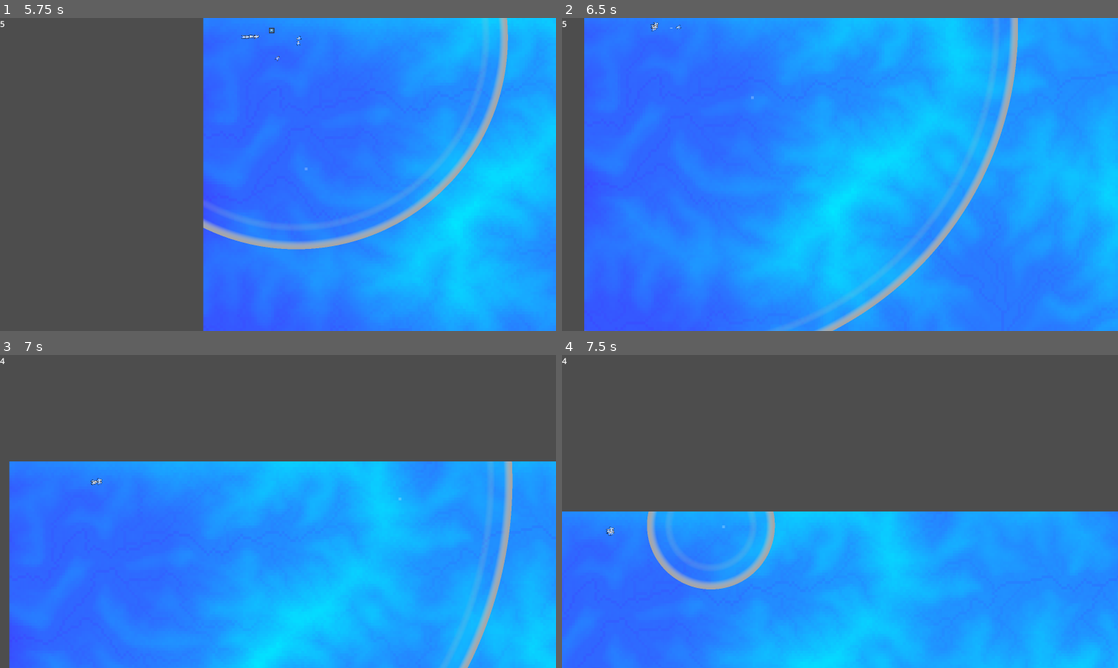
Above: before the commit, frames 1-4 (two rows, left to right).
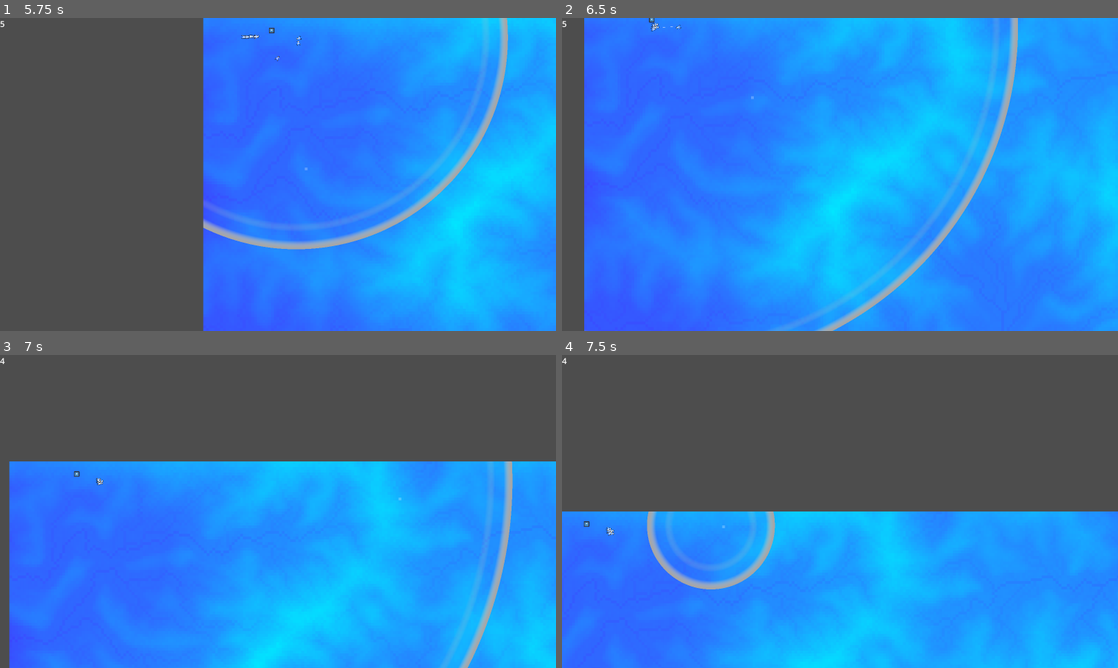
Above: after the commit, the same moments.

Repository: ethan555/terrain-game
Game: Godot game, scene res://Levels/level.tscn
The game is run twice, just before and just after one commit, with the same random seed, the same clock (stepped at 60 frames per second) and the same inputs. The engine's default icon, where the game draws it, is replaced by a stand-in: a white triangle on a blue panel in a dark square.
Inputs (mouse positions are in pixels of both pictures, inside the frame that each line leads up to):
- Up to frame 1 (5.75 s): move the mouse to (400, 158) at 0.52 s; hold D (right) 0.53-1.28 s; hold Backspace (end_turn) 0.53-1.28 s; click (400, 158) at 0.67 s; move the mouse to (166, 190) at 1.27 s; hold S (down) 1.28-2.03 s; tap R (spawn_unit_0) at 1.35 s; move the mouse to (333, 105) at 2.02 s; hold D (right) 2.03-2.78 s; hold T (spawn_unit_1) 2.03-2.78 s; move the mouse to (250, 237) at 2.77 s; hold W (up) 2.78-3.53 s; tap F (spawn_unit_2) at 2.85 s; click (250, 237) at 2.92 s; move the mouse to (444, 221) at 3.52 s; hold G (spawn_unit_3) 3.53-4.28 s; hold A (left) 3.53-5.03 s; move the mouse to (111, 127) at 4.27 s; tap Mouse wheel up (zoom_in) at 4.35 s; move the mouse to (305, 174) at 5.02 s; hold S (down) from 5.03 s (still down); hold Mouse wheel down (zoom_out) from 5.03 s (still down); click (305, 174) at 5.17 s
- Up to frame 2 (6.5 s): move the mouse to (756, 96) at 5.77 s; release S (down) at 5.78 s; release Mouse wheel down (zoom_out) at 5.78 s; hold D (right) from 5.78 s (still down); tap Backspace (end_turn) at 5.85 s
- Up to frame 3 (7 s): move the mouse to (400, 495) at 6.52 s; release D (right) at 6.53 s; hold W (up) from 6.53 s (still down); hold R (spawn_unit_0) from 6.53 s (still down)
- Up to frame 4 (7.5 s): move the mouse to (728, 527) at 7.27 s; release W (up) at 7.28 s; release R (spawn_unit_0) at 7.28 s; hold D (right) from 7.28 s (still down); tap T (spawn_unit_1) at 7.35 s; click (728, 527) at 7.42 s

Frame 1 is identical in both runs. In frame 2, less than 0.1% of the frame differs, in the area x 15-20%, y 0-5%; in frame 3, less than 0.1%, in the area x 13-19%, y 37-42%; in frame 4, less than 0.1%.
Error in both runs: Invalid access to property or key 'faction' on a base object of type 'null instance'. (res://Units/unit.gd:83)

Commit message:
Revert Stats to be a node component

Diff:
--- a/Buildings/Mech/factory.tscn
+++ b/Buildings/Mech/factory.tscn
@@ -1,19 +1,16 @@
-[gd_scene load_steps=6 format=3 uid="uid://ctnx3asmiv0xs"]
+[gd_scene load_steps=4 format=3 uid="uid://ctnx3asmiv0xs"]
 
 [ext_resource type="PackedScene" uid="uid://baaccbp77y6p8" path="res://Buildings/building.tscn" id="1_2ywug"]
-[ext_resource type="Script" path="res://Units/Stats.gd" id="2_x4i88"]
 [ext_resource type="PackedScene" uid="uid://di62n3hfpq5ya" path="res://Units/Mech/levtank.tscn" id="3_dj51t"]
-
-[sub_resource type="Resource" id="Resource_f2coo"]
-script = ExtResource("2_x4i88")
-MAX_HEALTH = 100.0
 
 [sub_resource type="RectangleShape2D" id="RectangleShape2D_s23ht"]
 size = Vector2(32, 32)
 
 [node name="Factory" instance=ExtResource("1_2ywug")]
-stats = SubResource("Resource_f2coo")
 spawnable_units = Array[PackedScene]([ExtResource("3_dj51t")])
+
+[node name="Stats" parent="." index="1"]
+MAX_HEALTH = 100.0
 
 [node name="CollisionShape2D" type="CollisionShape2D" parent="Hurtbox" index="0"]
 shape = SubResource("RectangleShape2D_s23ht")
--- a/Buildings/building.gd
+++ b/Buildings/building.gd
@@ -1,10 +1,10 @@
 class_name Building
 extends Node2D
 
+@onready var stats : Stats = $Stats
 @onready var controller := get_node("/root/Level/Controller")
 
 @export var faction : Faction
-@export var stats : Stats
 @export var actions : Array[Action]
 @export var passive_actions : Array[Action]
 
--- a/Buildings/building.tscn
+++ b/Buildings/building.tscn
@@ -1,8 +1,9 @@
-[gd_scene load_steps=4 format=3 uid="uid://baaccbp77y6p8"]
+[gd_scene load_steps=5 format=3 uid="uid://baaccbp77y6p8"]
 
 [ext_resource type="Texture2D" uid="uid://jj42gpdwgqs8" path="res://icon.svg" id="1_0r0i2"]
 [ext_resource type="Script" path="res://Buildings/building.gd" id="1_oi5f8"]
 [ext_resource type="PackedScene" uid="uid://b811i4lglnecn" path="res://Units/Hurtbox.tscn" id="2_qvsgj"]
+[ext_resource type="PackedScene" uid="uid://c8edx4pvxnycy" path="res://Units/Stats.tscn" id="3_383bd"]
 
 [node name="Building" type="Node2D"]
 script = ExtResource("1_oi5f8")
@@ -11,4 +12,6 @@
 scale = Vector2(0.25, 0.25)
 texture = ExtResource("1_0r0i2")
 
+[node name="Stats" parent="." instance=ExtResource("3_383bd")]
+
 [node name="Hurtbox" parent="." instance=ExtResource("2_qvsgj")]
--- a/Levels/level.tscn
+++ b/Levels/level.tscn
@@ -7,7 +7,6 @@
 [ext_resource type="Script" path="res://Units/Faction.gd" id="4_6bcgg"]
 [ext_resource type="PackedScene" uid="uid://di62n3hfpq5ya" path="res://Units/Mech/levtank.tscn" id="4_6ybn6"]
 [ext_resource type="PackedScene" uid="uid://bllpl8v71bihn" path="res://Control/wall.tscn" id="4_oe0rq"]
-[ext_resource type="Script" path="res://Units/Stats.gd" id="5_pgtef"]
 [ext_resource type="PackedScene" uid="uid://ctnx3asmiv0xs" path="res://Buildings/Mech/factory.tscn" id="9_gi1d6"]
 
 [sub_resource type="Resource" id="Resource_fya7a"]
@@ -17,67 +16,12 @@
 color = Color(0, 0.717647, 1, 1)
 allies = Array[String]([])
 
-[sub_resource type="Resource" id="Resource_gmpj1"]
-resource_local_to_scene = true
-script = ExtResource("5_pgtef")
-MAX_HEALTH = 10.0
-
-[sub_resource type="Resource" id="Resource_xte23"]
-resource_local_to_scene = true
-script = ExtResource("5_pgtef")
-MAX_HEALTH = 10.0
-
-[sub_resource type="Resource" id="Resource_2eppw"]
-resource_local_to_scene = true
-script = ExtResource("5_pgtef")
-MAX_HEALTH = 10.0
-
-[sub_resource type="Resource" id="Resource_663pq"]
-resource_local_to_scene = true
-script = ExtResource("5_pgtef")
-MAX_HEALTH = 10.0
-
-[sub_resource type="Resource" id="Resource_hoaw5"]
-resource_local_to_scene = true
-script = ExtResource("5_pgtef")
-MAX_HEALTH = 10.0
-
-[sub_resource type="Resource" id="Resource_7mmft"]
-resource_local_to_scene = true
-script = ExtResource("5_pgtef")
-MAX_HEALTH = 10.0
-
-[sub_resource type="Resource" id="Resource_owhoo"]
-resource_local_to_scene = true
-script = ExtResource("5_pgtef")
-MAX_HEALTH = 10.0
-
-[sub_resource type="Resource" id="Resource_vnjay"]
-resource_local_to_scene = true
-script = ExtResource("5_pgtef")
-MAX_HEALTH = 10.0
-
 [sub_resource type="Resource" id="Resource_w5f52"]
 script = ExtResource("4_6bcgg")
 id = 1
 faction_name = "Abyss"
 color = Color(1, 1, 1, 1)
 allies = Array[String]([])
-
-[sub_resource type="Resource" id="Resource_b5647"]
-resource_local_to_scene = true
-script = ExtResource("5_pgtef")
-MAX_HEALTH = 10.0
-
-[sub_resource type="Resource" id="Resource_qdhuv"]
-resource_local_to_scene = true
-script = ExtResource("5_pgtef")
-MAX_HEALTH = 10.0
-
-[sub_resource type="Resource" id="Resource_maeia"]
-resource_local_to_scene = true
-script = ExtResource("5_pgtef")
-MAX_HEALTH = 10.0
 
 [node name="Level" type="Node2D"]
 
@@ -108,57 +52,46 @@
 [node name="Levtank" parent="." instance=ExtResource("4_6ybn6")]
 position = Vector2(104, 89)
 faction = SubResource("Resource_fya7a")
-stats = SubResource("Resource_gmpj1")
 
 [node name="Levtank2" parent="." instance=ExtResource("4_6ybn6")]
 position = Vector2(119, 90)
 faction = SubResource("Resource_fya7a")
-stats = SubResource("Resource_xte23")
 
 [node name="Levtank3" parent="." instance=ExtResource("4_6ybn6")]
 position = Vector2(119, 104)
 faction = SubResource("Resource_fya7a")
-stats = SubResource("Resource_2eppw")
 
 [node name="Levtank4" parent="." instance=ExtResource("4_6ybn6")]
 position = Vector2(104, 103)
 faction = SubResource("Resource_fya7a")
-stats = SubResource("Resource_663pq")
 
 [node name="Levtank5" parent="." instance=ExtResource("4_6ybn6")]
 position = Vector2(136, 91)
 faction = SubResource("Resource_fya7a")
-stats = SubResource("Resource_hoaw5")
 
 [node name="Levtank6" parent="." instance=ExtResource("4_6ybn6")]
 position = Vector2(136, 102)
 faction = SubResource("Resource_fya7a")
-stats = SubResource("Resource_7mmft")
 
 [node name="Levtank7" parent="." instance=ExtResource("4_6ybn6")]
 position = Vector2(152, 92)
 faction = SubResource("Resource_fya7a")
-stats = SubResource("Resource_owhoo")
 
 [node name="Levtank8" parent="." instance=ExtResource("4_6ybn6")]
 position = Vector2(151, 104)
 faction = SubResource("Resource_fya7a")
-stats = SubResource("Resource_vnjay")
 
 [node name="Levtank9" parent="." instance=ExtResource("4_6ybn6")]
 position = Vector2(648, 160)
 faction = SubResource("Resource_w5f52")
-stats = SubResource("Resource_b5647")
 
 [node name="Levtank10" parent="." instance=ExtResource("4_6ybn6")]
 position = Vector2(357, 381)
 faction = SubResource("Resource_w5f52")
-stats = SubResource("Resource_qdhuv")
 
 [node name="Levtank11" parent="." instance=ExtResource("4_6ybn6")]
 position = Vector2(586, 309)
 faction = SubResource("Resource_w5f52")
-stats = SubResource("Resource_maeia")
 
 [node name="Factory" parent="." instance=ExtResource("9_gi1d6")]
 position = Vector2(388, 72)
--- a/Projectiles/bullet.tscn
+++ b/Projectiles/bullet.tscn
@@ -5,7 +5,7 @@
 
 [sub_resource type="Resource" id="Resource_eq1b0"]
 script = ExtResource("2_78d87")
-damage = 1.0
+damage = 10.0
 multiplier = 1.0
 
 [sub_resource type="CircleShape2D" id="CircleShape2D_42l7q"]
--- a/Units/Mech/levtank.tscn
+++ b/Units/Mech/levtank.tscn
@@ -1,12 +1,5 @@
-[gd_scene load_steps=4 format=3 uid="uid://di62n3hfpq5ya"]
+[gd_scene load_steps=2 format=3 uid="uid://di62n3hfpq5ya"]
 
 [ext_resource type="PackedScene" uid="uid://dc88vw2h1s01t" path="res://Units/unit.tscn" id="1_7jt5f"]
-[ext_resource type="Script" path="res://Units/Stats.gd" id="2_hcfp8"]
-
-[sub_resource type="Resource" id="Resource_hwgvr"]
-resource_local_to_scene = true
-script = ExtResource("2_hcfp8")
-MAX_HEALTH = 10.0
 
 [node name="Levtank" instance=ExtResource("1_7jt5f")]
-stats = SubResource("Resource_hwgvr")
--- a/Units/Stats.gd
+++ b/Units/Stats.gd
@@ -1,4 +1,4 @@
-extends Resource
+extends Node
 
 class_name Stats
 
@@ -12,6 +12,7 @@
     health = MAX_HEALTH
 
 func damage(attack : Attack):
+    print("TAKING DAMAGE! HEALTH:" + str(health) + " DAMAGE: " + str(attack.get_damage()))
     health -= attack.get_damage()
 
     if health <= 0:
--- /dev/null
+++ b/Units/Stats.tscn
@@ -0,0 +1,6 @@
+[gd_scene load_steps=2 format=3 uid="uid://c8edx4pvxnycy"]
+
+[ext_resource type="Script" path="res://Units/Stats.gd" id="1_aeqxa"]
+
+[node name="Stats" type="Node"]
+script = ExtResource("1_aeqxa")
--- a/Units/unit.gd
+++ b/Units/unit.gd
@@ -12,13 +12,13 @@
 @onready var collider : CollisionShape2D = get_node("CollisionShape2D")
 @onready var collision_radius : float = collider.shape.radius
 
+@onready var stats : Stats = $Stats
 @onready var hurtbox := $Hurtbox
 @onready var vision := $Vision
 @onready var primary_timer : Timer = $PrimaryTimer
 
 @export_category("Stats")
 @export var faction : Faction
-@export var stats : Stats
 @export var collision_moving_scale : float = .5
 @export var move_speed : float = 300
 @export var lax : float = 1.0
--- a/Units/unit.tscn
+++ b/Units/unit.tscn
@@ -1,7 +1,8 @@
-[gd_scene load_steps=8 format=3 uid="uid://dc88vw2h1s01t"]
+[gd_scene load_steps=9 format=3 uid="uid://dc88vw2h1s01t"]
 
 [ext_resource type="Texture2D" uid="uid://8x65l7nwj2pi" path="res://Assets/Units/levtank/levtank_body.png" id="1_ar1p7"]
 [ext_resource type="Script" path="res://Units/unit.gd" id="1_tqjln"]
+[ext_resource type="PackedScene" uid="uid://c8edx4pvxnycy" path="res://Units/Stats.tscn" id="3_6f5mt"]
 [ext_resource type="PackedScene" uid="uid://b811i4lglnecn" path="res://Units/Hurtbox.tscn" id="5_30kro"]
 [ext_resource type="PackedScene" uid="uid://bt8jhym3n4ary" path="res://Units/Vision.tscn" id="5_ep67k"]
 
@@ -23,6 +24,8 @@
 [node name="CollisionShape2D" type="CollisionShape2D" parent="."]
 shape = SubResource("CircleShape2D_03q4q")
 
+[node name="Stats" parent="." instance=ExtResource("3_6f5mt")]
+
 [node name="Hurtbox" parent="." instance=ExtResource("5_30kro")]
 
 [node name="CollisionShape2D" type="CollisionShape2D" parent="Hurtbox"]
Not shown: 1 places in Levels/level.tscn that only renumber resources
